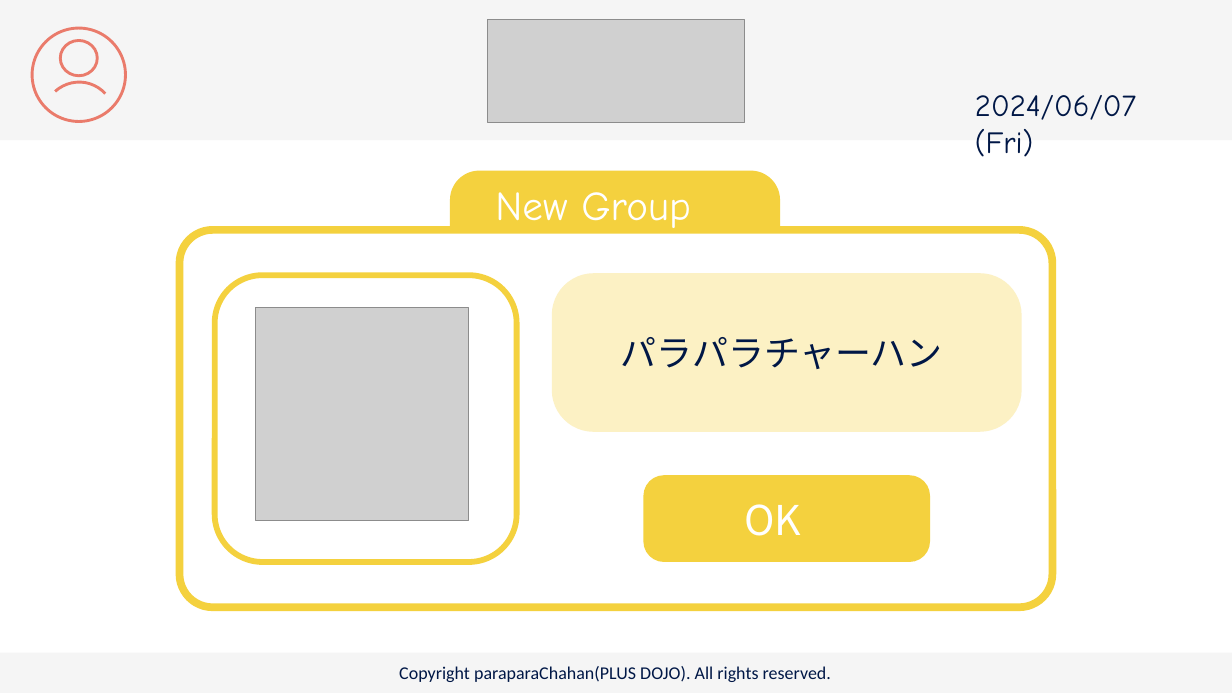
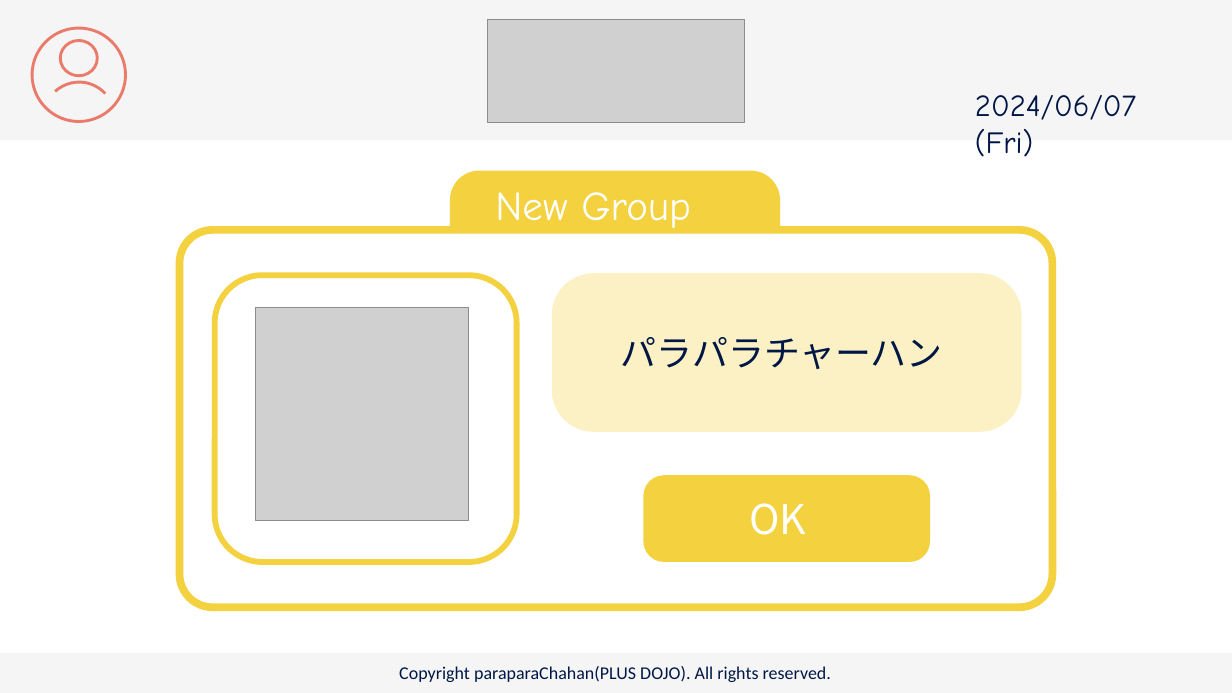
Before and after one commit to plusdojo2024/C2, a slide deck: slide 7 of doc/13_外部設計/famiLink 画面デザイン.pptx (slide 8 before the commit). Drawn at 1232x693 pixels with LibreOffice and Linux fonts; fonts in the diff are those of the drawing; grey boxes stand for pictures. Boxes give left, top, right and bottom in pixels: in the first picture for what was removed or moved away, otherwise in the second. Text is boxed around its words. In the diff, an @@ line names an element or a change of style, - is before the commit and + after.

```diff
--- a/doc/13_外部設計/famiLink 画面デザイン.pptx
+++ b/doc/13_外部設計/famiLink 画面デザイン.pptx
@@ text "OK": place and size @@
-text "OK" at <box>744,504,801,536</box>
+text "OK" at <box>749,503,806,535</box>
```
Also in this commit, not shown: 5 other slides changed.
